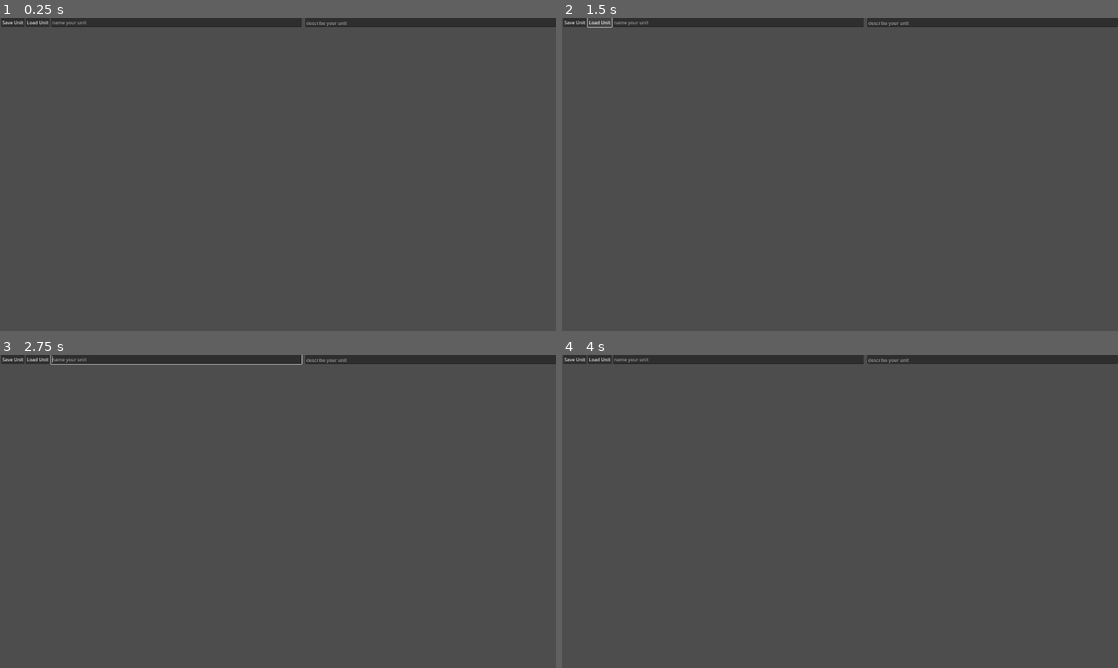
Above: before the commit, frames 1-4 (two rows, left to right).
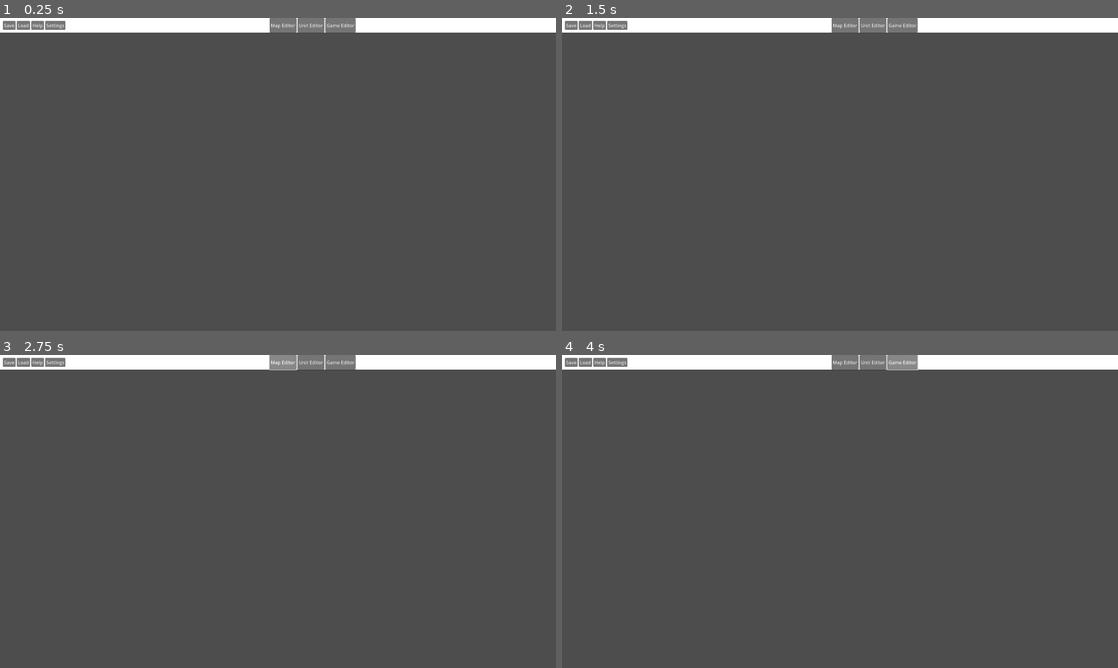
Above: after the commit, the same moments.

Repository: Gridmaster-devs/gridmaster
Game: Godot game, scene res://scenes/editor_main.tscn
Same seed, same stepped clock (60 frames per second), same inputs: the game is played once before the commit and once after it. Before the commit the project starts from res://scenes/ui-elements/save_demo.tscn.
Inputs (mouse positions are in pixels of both pictures, inside the frame that each line leads up to):
- Up to frame 1 (0.25 s): no input
- Up to frame 2 (1.5 s): click (573, 21) at 0.5 s, where only the run before the commit has a clickable "Save Unit"; click (600, 21) at 1.25 s, where only the run before the commit has a clickable "Load Unit"
- Up to frame 3 (2.75 s): click (283, 361) at 2 s, where only the run after the commit has a clickable "Map Editor"
- Up to frame 4 (4 s): click (873, 361) at 2.75 s, where only the run after the commit has a clickable "Unit Editor"; click (901, 361) at 3.5 s, where only the run after the commit has a clickable "Game Editor"

The runs differ from the first frame. In frame 1, 4.6% of the frame differs, in the area x 0-100%, y 0-5%; in frame 2, 4.6%; in frame 3, 4.6%; in frame 4, 4.6%.

Commit message:
Demonstrate saving and loading resources as well as images
Added a save demo where users can create their own units with a name, description, and image of their choice, and load their saved units to be viewed and edited again.

Diff:
--- a/grid-master-app/project.godot
+++ b/grid-master-app/project.godot
@@ -11,7 +11,7 @@
 [application]
 
 config/name="GridMasterApp"
-run/main_scene="uid://by2rcslgtjd7v"
+run/main_scene="uid://nxldab0hpse0"
 config/features=PackedStringArray("4.5", "Forward Plus")
 config/icon="res://icon.svg"
 
--- a/grid-master-app/scenes/editor-main.tscn
+++ b/grid-master-app/scenes/editor_main.tscn
@@ -1,19 +1,10 @@
-[gd_scene load_steps=3 format=3 uid="uid://nxldab0hpse0"]
-
-[ext_resource type="Script" uid="uid://78n4c50gry5c" path="res://scenes/h_box_container.gd" id="1_svbj7"]
+[gd_scene load_steps=2 format=3 uid="uid://nxldab0hpse0"]
 
 [sub_resource type="Theme" id="Theme_pxqd5"]
 
-[node name="editor-main" type="Control"]
-layout_mode = 3
-anchors_preset = 15
-anchor_right = 1.0
-anchor_bottom = 1.0
-grow_horizontal = 2
-grow_vertical = 2
+[node name="editor-main" type="Node"]
 
 [node name="VBoxContainer" type="VBoxContainer" parent="."]
-layout_mode = 1
 anchors_preset = 15
 anchor_right = 1.0
 anchor_bottom = 1.0
@@ -66,7 +57,6 @@
 [node name="HBoxContainer" type="HBoxContainer" parent="VBoxContainer/ColorRect/HBoxContainer"]
 layout_mode = 2
 size_flags_horizontal = 6
-script = ExtResource("1_svbj7")
 
 [node name="Button" type="Button" parent="VBoxContainer/ColorRect/HBoxContainer/HBoxContainer"]
 layout_mode = 2
--- a/grid-master-app/scenes/game-editor.tscn
+++ /dev/null
@@ -1,3 +0,0 @@
-[gd_scene format=3 uid="uid://blq4yxsddxtxx"]
-
-[node name="Editor" type="Node2D"]
--- a/grid-master-app/scenes/ui-elements/save_demo.tscn
+++ b/grid-master-app/scenes/ui-elements/save_demo.tscn
@@ -1,22 +1,47 @@
-[gd_scene load_steps=4 format=3 uid="uid://by2rcslgtjd7v"]
+[gd_scene load_steps=7 format=3 uid="uid://by2rcslgtjd7v"]
 
 [ext_resource type="Script" uid="uid://cy74qa3doa3xw" path="res://scripts/event_handler.gd" id="1_p5t5k"]
 [ext_resource type="Script" uid="uid://cwoy43aaig3mp" path="res://scripts/unit_stats.gd" id="2_4m0l6"]
 [ext_resource type="PackedScene" uid="uid://csgsppiq2pvq4" path="res://scenes/ui-elements/save_button.tscn" id="2_12wcm"]
+[ext_resource type="Theme" uid="uid://yxekjv7f7m0g" path="res://themes/editor-theme.tres" id="4_072sb"]
+[ext_resource type="Texture2D" uid="uid://c1w6x3k5dpnv2" path="res://sprites/ui_images/placeholder.jpg" id="5_yta5o"]
+[ext_resource type="Script" uid="uid://byhvs0ee5ohef" path="res://scripts/texture_rect_clicked.gd" id="6_yta5o"]
 
 [node name="SaveDemo" type="HFlowContainer"]
 anchors_preset = 15
 anchor_right = 1.0
 anchor_bottom = 1.0
+offset_right = -1120.0
 grow_horizontal = 2
 grow_vertical = 2
 
-[node name="EventHandler" type="Control" parent="." node_paths=PackedStringArray("unit_name", "unit_description")]
-layout_mode = 2
+[node name="EventHandler" type="Node" parent="." node_paths=PackedStringArray("load_dialog", "image_picker", "unit_name", "unit_description", "image_container")]
 script = ExtResource("1_p5t5k")
+load_dialog = NodePath("LoadUnitDialog")
+image_picker = NodePath("ImagePicker")
 unit_stats = ExtResource("2_4m0l6")
-unit_name = NodePath("../HSplitContainer/NameEdit")
-unit_description = NodePath("../HSplitContainer/DescriptionEdit")
+unit_name = NodePath("../NameEdit")
+unit_description = NodePath("../DescriptionEdit")
+image_container = NodePath("../PanelContainer/ImageBox/TextureRect")
+
+[node name="LoadUnitDialog" type="FileDialog" parent="EventHandler"]
+oversampling_override = 1.0
+title = "Open a File"
+initial_position = 1
+ok_button_text = "Load"
+file_mode = 0
+display_mode = 1
+access = 1
+root_subfolder = "units"
+filters = PackedStringArray("*.tres", "*.res")
+
+[node name="ImagePicker" type="FileDialog" parent="EventHandler"]
+oversampling_override = 1.0
+title = "Open a File"
+initial_position = 1
+file_mode = 0
+access = 2
+filters = PackedStringArray("*.jpeg", "*.png")
 
 [node name="SaveButton" parent="." instance=ExtResource("2_12wcm")]
 layout_mode = 2
@@ -25,18 +50,40 @@
 layout_mode = 2
 text = "Load Unit"
 
-[node name="HSplitContainer" type="HSplitContainer" parent="."]
-layout_mode = 2
-size_flags_horizontal = 3
-
-[node name="NameEdit" type="LineEdit" parent="HSplitContainer"]
+[node name="NameEdit" type="LineEdit" parent="."]
 layout_mode = 2
 size_flags_horizontal = 3
 placeholder_text = "name your unit"
 
-[node name="DescriptionEdit" type="TextEdit" parent="HSplitContainer"]
+[node name="DescriptionEdit" type="TextEdit" parent="."]
+custom_minimum_size = Vector2(800, 100)
 layout_mode = 2
 size_flags_horizontal = 3
 placeholder_text = "describe your unit"
 
+[node name="PanelContainer" type="PanelContainer" parent="."]
+custom_minimum_size = Vector2(400, 400)
+layout_mode = 2
+
+[node name="ImageBox" type="VBoxContainer" parent="PanelContainer"]
+layout_mode = 2
+
+[node name="Label" type="Label" parent="PanelContainer/ImageBox"]
+layout_mode = 2
+text = "   Image"
+
+[node name="TextureRect" type="TextureRect" parent="PanelContainer/ImageBox"]
+custom_minimum_size = Vector2(350, 350)
+layout_mode = 2
+size_flags_horizontal = 6
+size_flags_vertical = 4
+theme = ExtResource("4_072sb")
+texture = ExtResource("5_yta5o")
+expand_mode = 1
+script = ExtResource("6_yta5o")
+
+[connection signal="file_selected" from="EventHandler/LoadUnitDialog" to="EventHandler" method="_load_unit"]
+[connection signal="file_selected" from="EventHandler/ImagePicker" to="EventHandler" method="_set_image"]
 [connection signal="pressed" from="SaveButton" to="EventHandler" method="_save_unit"]
+[connection signal="pressed" from="LoadButton" to="EventHandler" method="_show_load_dialog"]
+[connection signal="left_clicked" from="PanelContainer/ImageBox/TextureRect" to="EventHandler" method="_pick_image"]
--- a/grid-master-app/scripts/event_handler.gd
+++ b/grid-master-app/scripts/event_handler.gd
@@ -1,12 +1,32 @@
-extends Control
+extends Node
 
+@export var load_dialog : FileDialog
+@export var image_picker : FileDialog
 @export var unit_stats : Resource
 @export var unit_name : LineEdit
 @export var unit_description : TextEdit
+@export var image_container : TextureRect
 
 func _save_unit() -> void:
 	var unit = UnitStats.new()
 	unit.description = unit_description.text
 	unit.name = unit_name.text
+	unit.image = image_container.texture
 	ResourceSaver.save(unit, "user://units/{name}.tres".format({"name" : unit_name.text}))
 	print("Saved unit {name}".format({"name" : unit_name.text}))
+
+func _show_load_dialog() -> void:
+	load_dialog.show()
+
+func _load_unit(path : String) -> void:
+	var data = ResourceLoader.load(path) as UnitStats
+	unit_name.text = data.name
+	unit_description.text = data.description
+	image_container.texture = data.image
+
+func _pick_image() -> void:
+	image_picker.show()
+
+func _set_image(path: String) -> void:
+	var image = Image.load_from_file(path)
+	image_container.texture = ImageTexture.create_from_image(image)
--- /dev/null
+++ b/grid-master-app/scripts/texture_rect_clicked.gd
@@ -0,0 +1,7 @@
+extends TextureRect
+
+signal left_clicked()
+
+func _gui_input(event: InputEvent) -> void:
+	if event is InputEventMouseButton and event.pressed and event.button_index == MouseButton.MOUSE_BUTTON_LEFT:
+		left_clicked.emit()
--- a/grid-master-app/scripts/unit_stats.gd
+++ b/grid-master-app/scripts/unit_stats.gd
@@ -3,3 +3,4 @@
 
 @export var name : String
 @export var description : String
+@export var image : ImageTexture
Renamed: grid-master-app/scenes/map-editor.tscn -> grid-master-app/scenes/map_editor.tscn
Renamed: grid-master-app/scenes/unit-editor.tscn -> grid-master-app/scenes/unit_editor.tscn
Not shown, added: grid-master-app/scripts/texture_rect_clicked.gd.uid
Binary file added: grid-master-app/sprites/ui_images/placeholder.jpg
Not shown, added: grid-master-app/sprites/ui_images/placeholder.jpg.import
